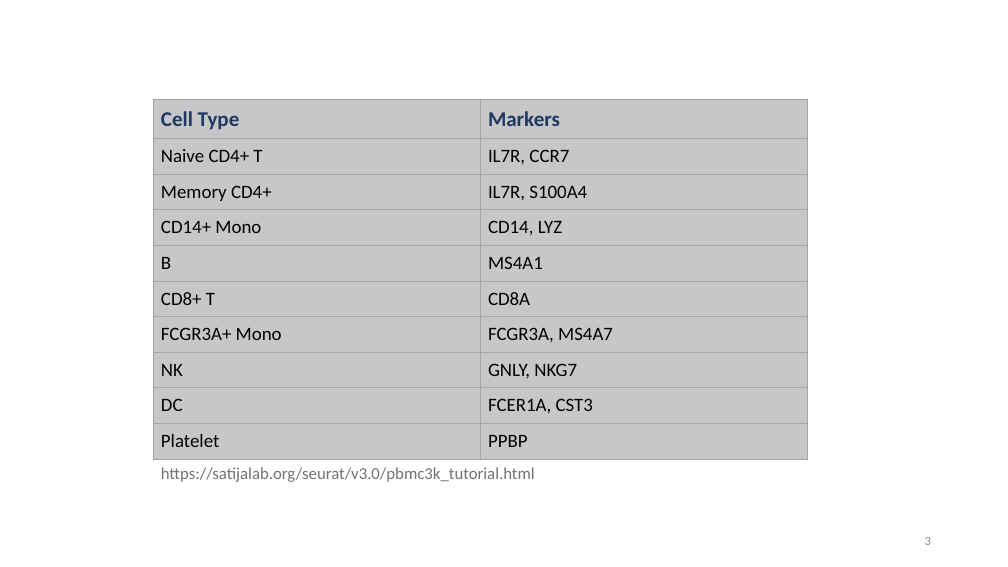
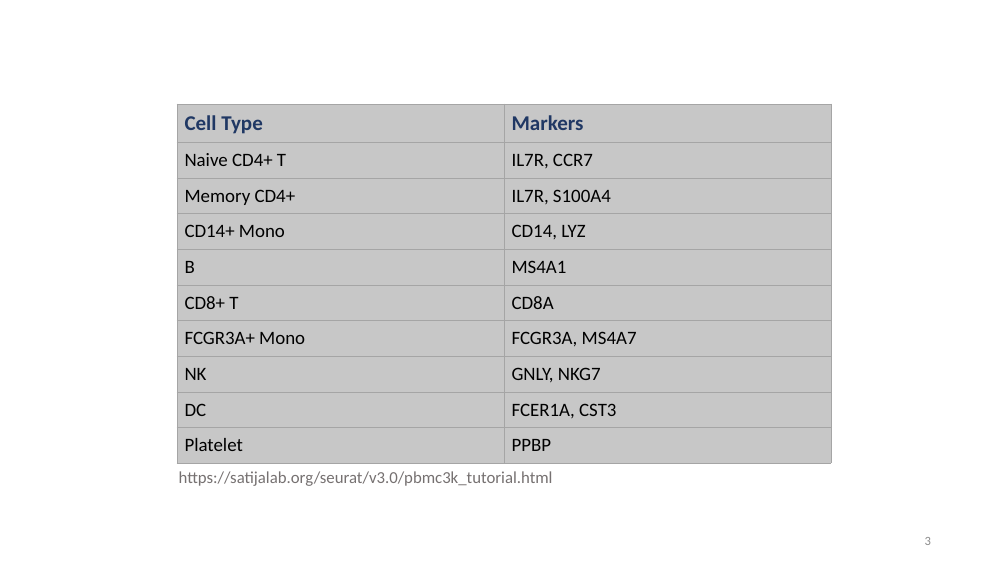
Before and after one commit to datascience-mobi/group-01-project-4-1, a slide deck: slide 3 of K-means clustering.pptx. Drawn at 1008x567 pixels with LibreOffice and Linux fonts; fonts in the diff are those of the drawing. Boxes give left, top, right and bottom in pixels: in the first picture for what was removed or moved away, otherwise in the second. Text is boxed around its words. In the diff, an @@ line names an element or a change of style, - is before the commit and + after.

```diff
--- a/K-means clustering.pptx
+++ b/K-means clustering.pptx
@@ table: place and size @@
-table at [154, 100, 808, 459]
+table at [177, 104, 832, 463]
@@ text "https://satijalab.org/seurat/v3.0/pbmc3k_tutorial.html": place and size @@
-text "https://satijalab.org/seurat/v3.0/pbmc3k_tutorial.html" at [161, 467, 535, 482]
+text "https://satijalab.org/seurat/v3.0/pbmc3k_tutorial.html" at [179, 471, 553, 486]
```
Also in this commit, not shown: 6 other slides changed.
